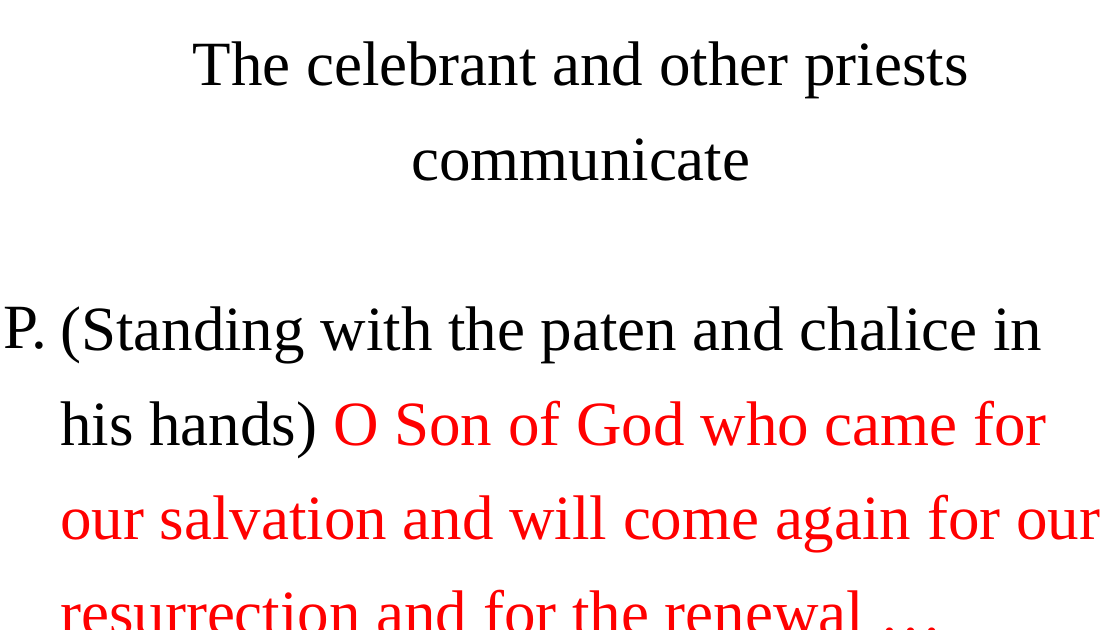
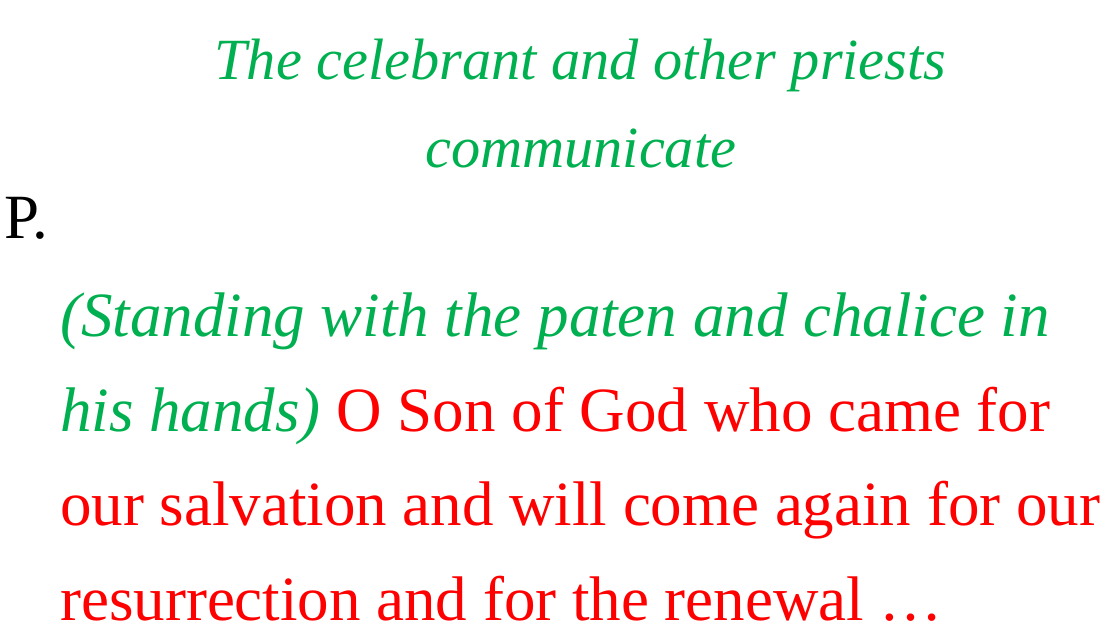
Before and after one commit to gijocode/Church_PPT_Utility, a slide deck: slide 118 of templates/english_service_template.pptx (slide 113 before the commit). Drawn at 1120x630 pixels with LibreOffice and Linux fonts; fonts in the diff are those of the drawing. Boxes give left, top, right and bottom in pixels: in the first picture for what was removed or moved away, otherwise in the second. Text is boxed around its words. In the diff, an @@ line names an element or a change of style, - is before the commit and + after.

```diff
--- a/templates/english_service_template.pptx
+++ b/templates/english_service_template.pptx
@@ text "The celebrant and other priests ..." at (x1=60, y1=38, x2=1100, y2=621): size 54 to 50 pt in "The celebrant and other priests communicate"; text colour #000000 to #00B050, italic on in "The celebrant and other priests communicate", "(Standing with the paten and chalice in ..." @@
@@ text "P." moved from (x1=3, y1=306, x2=47, y2=349) to (x1=4, y1=196, x2=48, y2=239) @@
```
Also in this commit, not shown: 123 other slides changed, 26 slides added, 10 slides removed, 1 other file.
